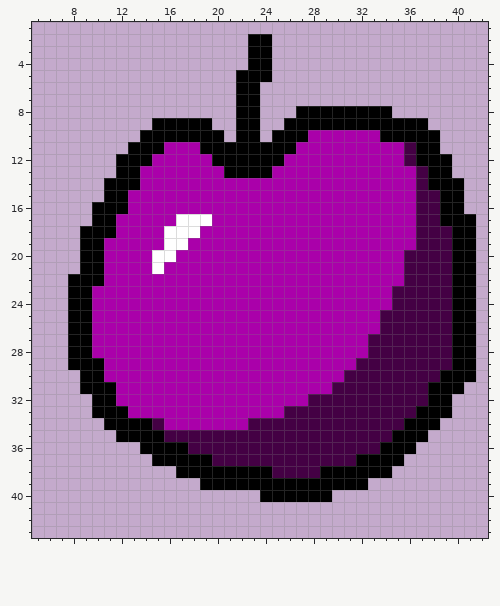
One commit to this pixel-art file: sprites/elements/substitute/apple.aseprite. That is the earlier state.
48x48 pixels, 1 frame. Shown: x 5..42, y 1..43.
After:
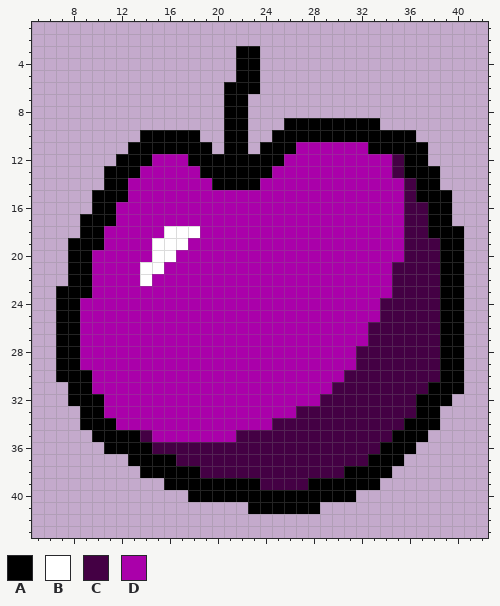
Palette (. is transparent): A #000000  B #ffffff  C #440044  D #aa00aa
Diff:
Changed rows in their new state; - is an unchanged pixel.
first column x 7:
 2 ----------------..-----------------
 3 ---------------A-.-----------------
 4 ---------------A-.-----------------
 5 -----------------.-----------------
 6 --------------A--------------------
 7 --------------A-.------------------
 8 --------------A-.---........-------
 9 --------.....-A-.----------....----
10 ------------..A-.----AAAAAA---..---
11 ---------AAA-.--.---------AAAA-.---
12 -----------AA---------------CA-..--
13 ----A-------AA--------------CAA-.--
14 ------D------AAAA------------CA-..-
15 ---A-------------------------CAA-.-
16 -----D-----------------------C-A-.-
17 --A-------DDD----------------C-A-..
18 ----D------------------------C-AA-.
19 -A------B--------------------C--A-.
20 -A-D----------------------------A-.
21 -A-D---B--------------------C---A-.
22 ---D---B--------------------C---A-.
23 A-------------------------------A-.
24 A-D------------------------C----A-.
25 A-D-----------------------------A-.
26 A-D-----------------------C-----A-.
27 A-D-----------------------------A-.
28 A-D----------------------C------A-.
29 A-DD----------------------------A-.
30 AA-D------------------------------.
31 -A-DD------------------------------
32 -AA-D----------------D--------A----
33 --A-DD-------------D------------.--
34 --AA-DDDD-------DD-----------------
35 ---AA--CDDDDDDD--------------------
36 ----AAA-CCC------------------------
37 ------AA--CCC------------C---------
38 -------AAA--CCCCCC----CC-----------
39 ---------AAA-----CCCC-----A--------
40 -----------AAAAAA------AA----------
41 ----------------AAAAAA-------------
